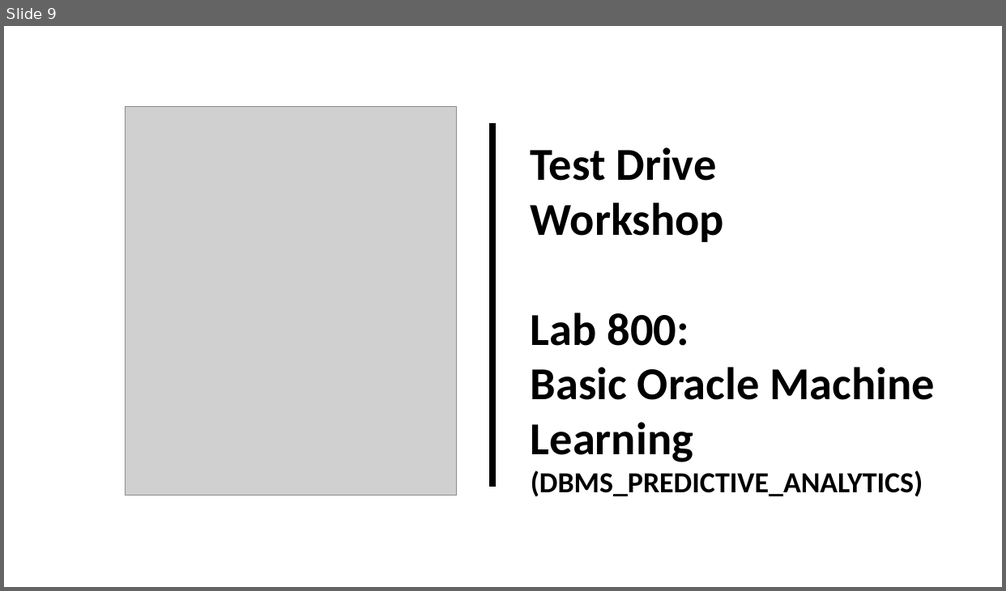
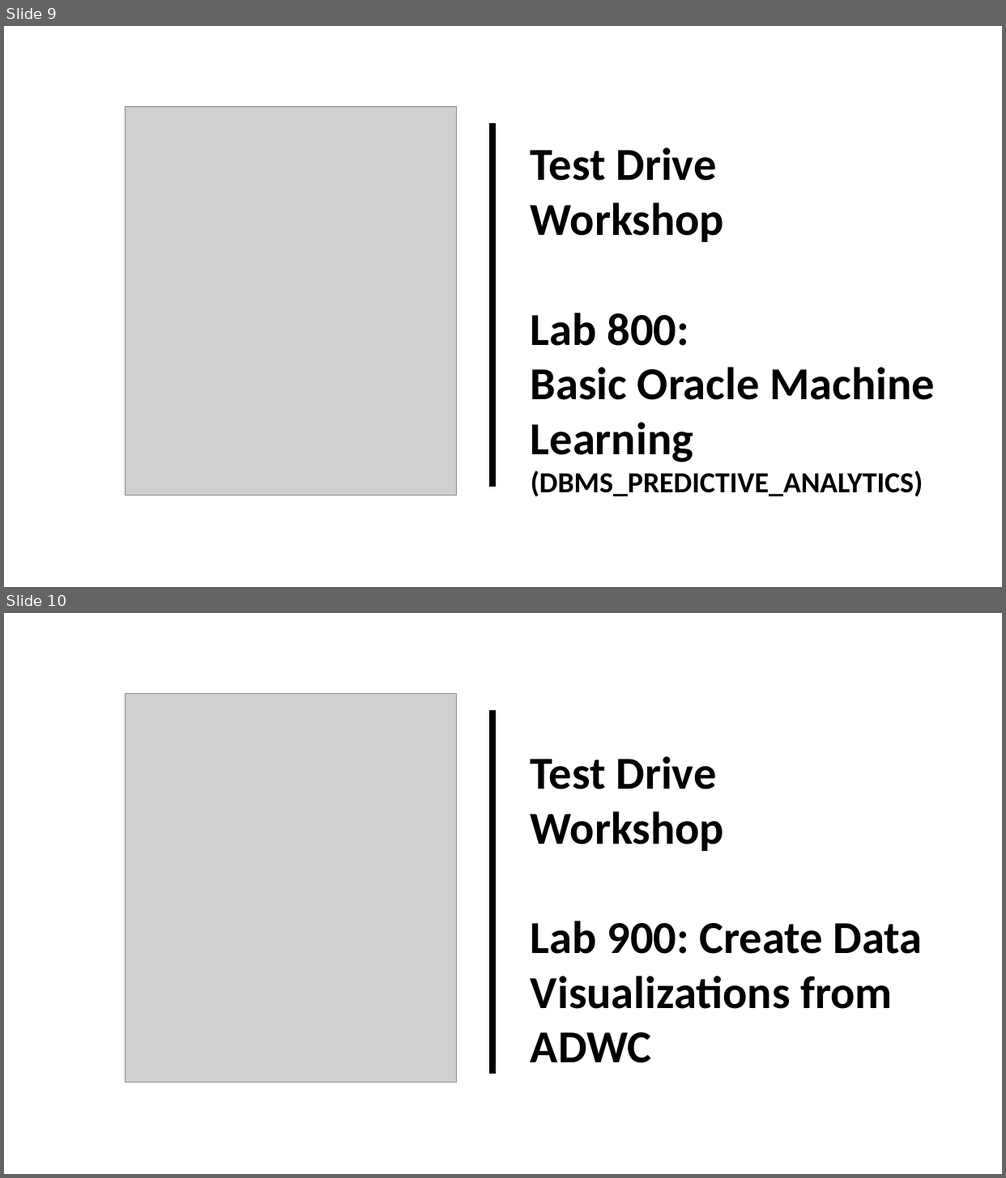
Before and after one commit to millerhoo/journey4-adwc, a slide deck: workshops/journey4-adwc/images/TitleImages.pptx. Shown one above the other, each under a label of ours: slide 9 before the commit, slides 9 and 10 after it. The pictures are 1006x591 and 1006x1178 pixels, drawn with LibreOffice and Linux fonts; fonts in the diff are those of the drawing; grey boxes stand for pictures. Boxes give left, top, right and bottom in pixels: in the first picture for what was removed or moved away, otherwise in the second. Text is boxed around its words. In the diff, an @@ line names an element or a change of style, - is before the commit and + after.

Commit message:
Updated with 900 Lab Image

```diff
--- a/workshops/journey4-adwc/images/TitleImages.pptx
+++ b/workshops/journey4-adwc/images/TitleImages.pptx
@@ slide 10 added at (4, 613, 1002, 1174), background #FFFFFF @@
@@ picture added at (126, 694, 457, 1083) @@
@@ line added from (493, 710) to (493, 1073), #000000 6 pt @@
@@ text added at (530, 756, 923, 1063), 44 pt, text #000000, bold @@
+Test Drive
+Workshop
+Lab 900: Create Data Visualizations from ADWC
```
